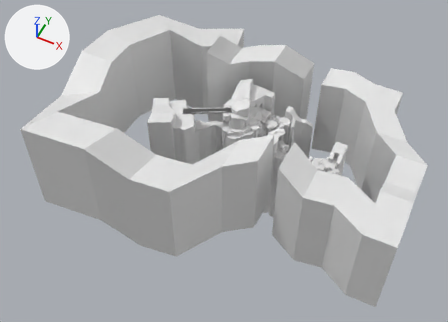
Renders of the FBX model Assets/Blender/Environments/05-daisclimb-environment.fbx from each side of a commit.
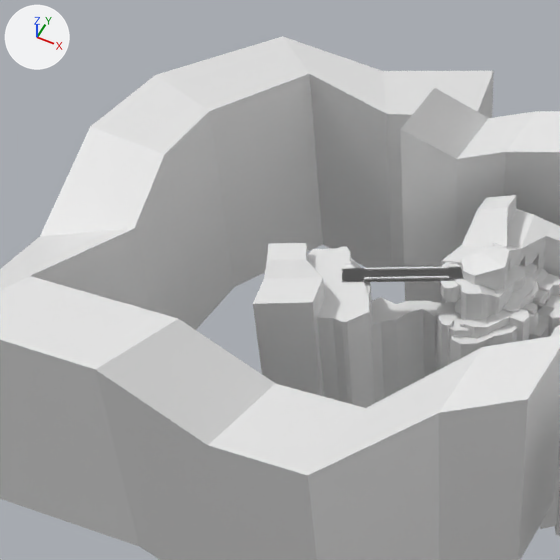
Old and new are each drawn whole from a camera (50 mm lens) standing at (444.0, -2116.0, 2332.0) and looking at (-518.0, -192.0, -73.0) and again close up on the part from 10% to 60% of the width and 0% to 70% of the height. Arrows for +X, +Y and +Z are at upper left; the lights stay in place. The last two pictures show the newer version. Vertices at exactly the same position are counted once.

The scene before the commit, as lines of its bpy script (objects in view):
```python
me_cube_006 = bpy.data.meshes.new('Cube.006')
me_cube_006.from_pydata(...)  # 1157 vertices, 872 faces; spans x -862.0..43.0, y -294.0..118.0, z -564.0..155.0
me_cube_006.materials.append(mat_material)  # white #e7e7e7
me_cube_011 = bpy.data.meshes.new('Cube.011')
me_cube_011.from_pydata(...)  # 120 vertices, 114 faces; spans x -1304.0..439.0, y -819.0..535.0, z -382.0..429.0
me_cube_011.materials.append(mat_material)  # white #e7e7e7
me_cube_014 = bpy.data.meshes.new('Cube.014')
me_cube_014.from_pydata(...)  # 508 vertices, 367 faces; spans x -929.0..52.0, y -362.0..187.0, z -558.0..222.0
me_cube_014.materials.append(mat_material)  # white #e7e7e7
me_cylinder_001 = bpy.data.meshes.new('Cylinder.001')
me_cylinder_001.from_pydata(...)  # 72 vertices, 68 faces; spans x -95.0..155.0, y -18.0..18.0, z -3.0..6.0
ob_daisclimbenviornmentground = bpy.data.objects.new('DaisClimbEnviornmentGround', me_cube_006)
ob_daisclimbenviornmentground.location = (0.0, 0.0, 0.0)
ob_daisclimbenvironmentbg = bpy.data.objects.new('DaisClimbEnvironmentBG', me_cube_011)
ob_daisclimbenvironmentbg.location = (0.0, 0.0, 0.0)
ob_daisclimbenvironmentbuilding = bpy.data.objects.new('DaisClimbEnvironmentBuilding', me_cylinder_001)
ob_daisclimbenvironmentbuilding.location = (-679.0, -119.0, 153.0)
ob_daisclimbenvironmentbuilding.rotation_euler = (0.0, 0.0, 0.486)  # degrees (0, 0, 28)
ob_daisclimbenvironmentspikes = bpy.data.objects.new('DaisClimbEnvironmentSpikes', me_cube_014)
ob_daisclimbenvironmentspikes.location = (0.0, 0.0, 0.0)
```
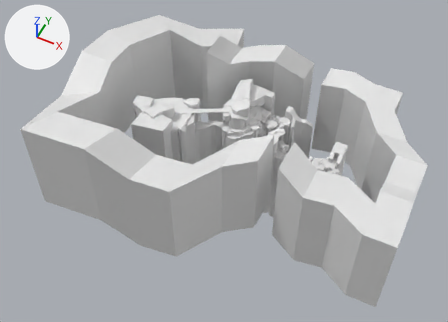
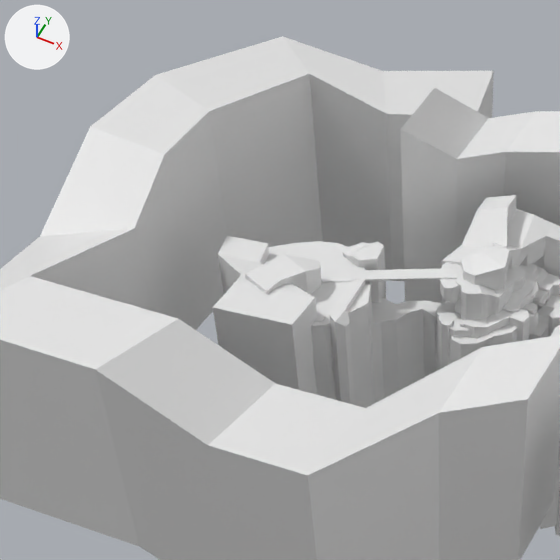
What differs and where, as boxes [x1, y1, x2, y2] in the close-ups (560 x 560 px):
```json
{"object": "DaisClimbEnvironmentSpikes", "change": "reshaped", "before": [253, 195, 560, 529], "after": [212, 195, 560, 529]}
{"object": "DaisClimbEnviornmentGround", "change": "reshaped", "before": [307, 246, 560, 536], "after": [233, 241, 560, 536]}
{"object": "DaisClimbEnvironmentBuilding", "change": "reshaped, moved, turned", "before": [342, 267, 463, 282], "after": [265, 252, 458, 322]}
{"part": 2, "of": "me_cube_014", "change": "built on", "before": [253, 243, 371, 397], "after": [212, 235, 371, 405]}
{"part": 3, "of": "me_cube_014", "change": "cut back", "before": [504, 236, 545, 288], "after": [504, 236, 560, 288]}
{"part": 4, "of": "me_cube_006", "change": "rebuilt", "before": [307, 246, 374, 408], "after": [233, 241, 386, 400]}
{"part": 5, "of": "me_cube_006", "change": "cut back", "before": [452, 263, 535, 303], "after": [451, 263, 534, 303]}
```

Edits to the scene script, one JSON object a line:
```json
{"block": "me_cube_014", "where": "# used by ob_daisclimbenvironmentspikes; location = (0.0, 0.0, 0.0)"}
{"op": "remove", "block": "me_cube_014", "code": "me_cube_014.from_pydata(...)  # 508 vertices, 367 faces; spans x -929.0..52.0, y -362.0..187.0, z -558.0..222.0"}
{"op": "add", "block": "me_cube_014", "code": "me_cube_014.from_pydata(...)  # 576 vertices, 419 faces; spans x -1018.0..52.0, y -406.0..187.0, z -558.0..222.0"}
{"block": "me_cube_014", "change": "me_cube_014 part 2: 12 vertices moved from x -906.0..-763.0, y -292.0..-138.0, z -318.0..211.0 to x -1018.0..-792.0, y -296.0..-191.0, z -318.0..203.0; 12 vertices removed from x -866.0..-746.0, y -362.0..-234.0, z -292.0..211.0; 54 vertices added at x -917.0..-680.0, y -406.0..-191.0, z -339.0..220.0"}
{"block": "me_cube_014", "change": "me_cube_014 part 3: 1 vertex moved from x -470.0, y 11.0, z 164.0 to x -470.0, y 11.0, z 163.0; 13 vertices removed from x -470.0..-446.0, y -2.0..112.0, z 66.0..173.0; 39 vertices added at x -485.0..-437.0, y -8.0..132.0, z 61.0..173.0"}
{"block": "me_cylinder_001", "where": "# used by ob_daisclimbenvironmentbuilding; location = (-679.0, -119.0, 153.0); rotation_euler = (0.0, 0.0, 0.486), in degrees (0, 0, 28)"}
{"op": "remove", "block": "me_cylinder_001", "code": "me_cylinder_001.from_pydata(...)  # 72 vertices, 68 faces; spans x -95.0..155.0, y -18.0..18.0, z -3.0..6.0"}
{"op": "add", "block": "me_cylinder_001", "code": "me_cylinder_001.from_pydata(...)  # 70 vertices, 59 faces; spans x -323.0..125.0, y -130.0..71.0, z -73.0..1.0"}
{"block": "me_cylinder_001", "change": "me_cylinder_001 part 1: the whole mesh is rebuilt"}
{"block": "me_cube_006", "where": "# used by ob_daisclimbenviornmentground; location = (0.0, 0.0, 0.0)"}
{"op": "remove", "block": "me_cube_006", "code": "me_cube_006.from_pydata(...)  # 1157 vertices, 872 faces; spans x -862.0..43.0, y -294.0..118.0, z -564.0..155.0"}
{"op": "add", "block": "me_cube_006", "code": "me_cube_006.from_pydata(...)  # 1202 vertices, 906 faces; spans x -963.0..43.0, y -368.0..118.0, z -564.0..175.0"}
{"block": "me_cube_006", "change": "me_cube_006 part 4: the loose piece of 100 vertices spanning x -862.0..-665.0, y -294.0..-82.0, z -348.0..152.0 is rebuilt with 169 vertices and now spans x -963.0..-708.0, y -368.0..-61.0, z -348.0..175.0"}
{"block": "me_cube_006", "change": "me_cube_006 part 5"}
{"block": "me_cube_006", "change": "40 vertices are removed from x -574.0..-533.0, y -71.0..-31.0, z 151.0..155.0"}
{"block": "me_cube_006", "change": "31 faces are deleted"}
{"block": "me_cube_006", "change": "9 vertices in x -509.0..-422.0, y 38.0..40.0, z -392.0..108.0 move by (0.0, 0.0, -2.0)"}
{"block": "me_cube_006", "change": "4 vertices in x -482.0..-433.0, y 47.0, z -392.0..108.0 move by (0.0, 0.0, -4.0)"}
{"block": "me_cube_006", "change": "4 vertices in x -512.0..-437.0, y 62.0..63.0, z -399.0..101.0 move by (0.0, 0.0, -1.0)"}
{"block": "me_cube_006", "change": "16 vertices are added at x -570.0..-536.0, y -66.0..-35.0, z 151.0..155.0"}
{"block": "me_cube_006", "change": "20 new faces join them"}
{"op": "set", "path": "ob_daisclimbenvironmentbuilding.location", "old": "(-679.0, -119.0, 153.0)", "new": "(-656.0, -107.0, 154.0)"}
{"op": "set", "path": "ob_daisclimbenvironmentbuilding.rotation_euler", "old": "(0.0, 0.0, 0.486)", "new": "(0.0, 0.0, 0.495)", "note": "degrees (0, 0, 28)"}
```
